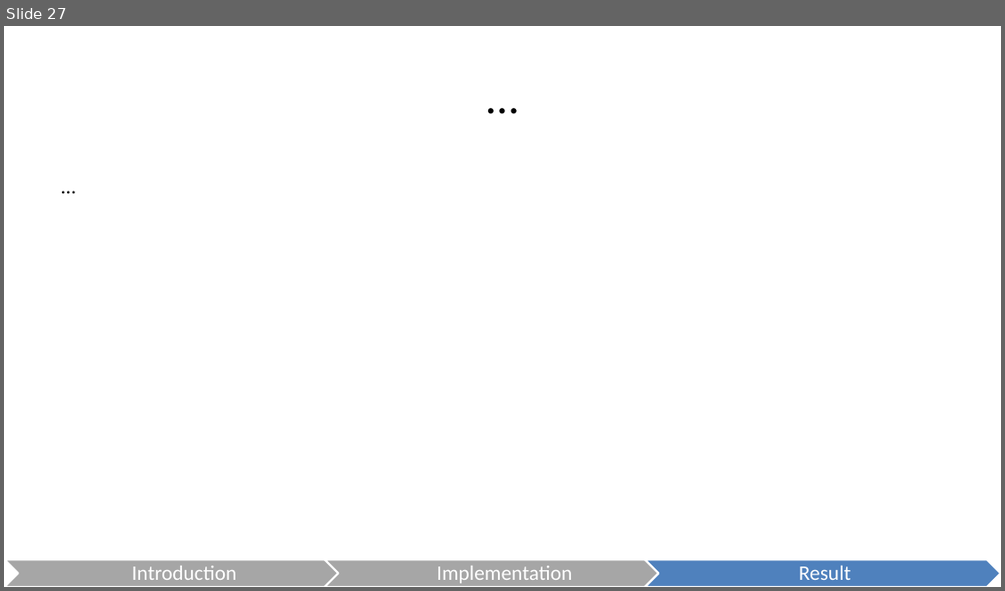
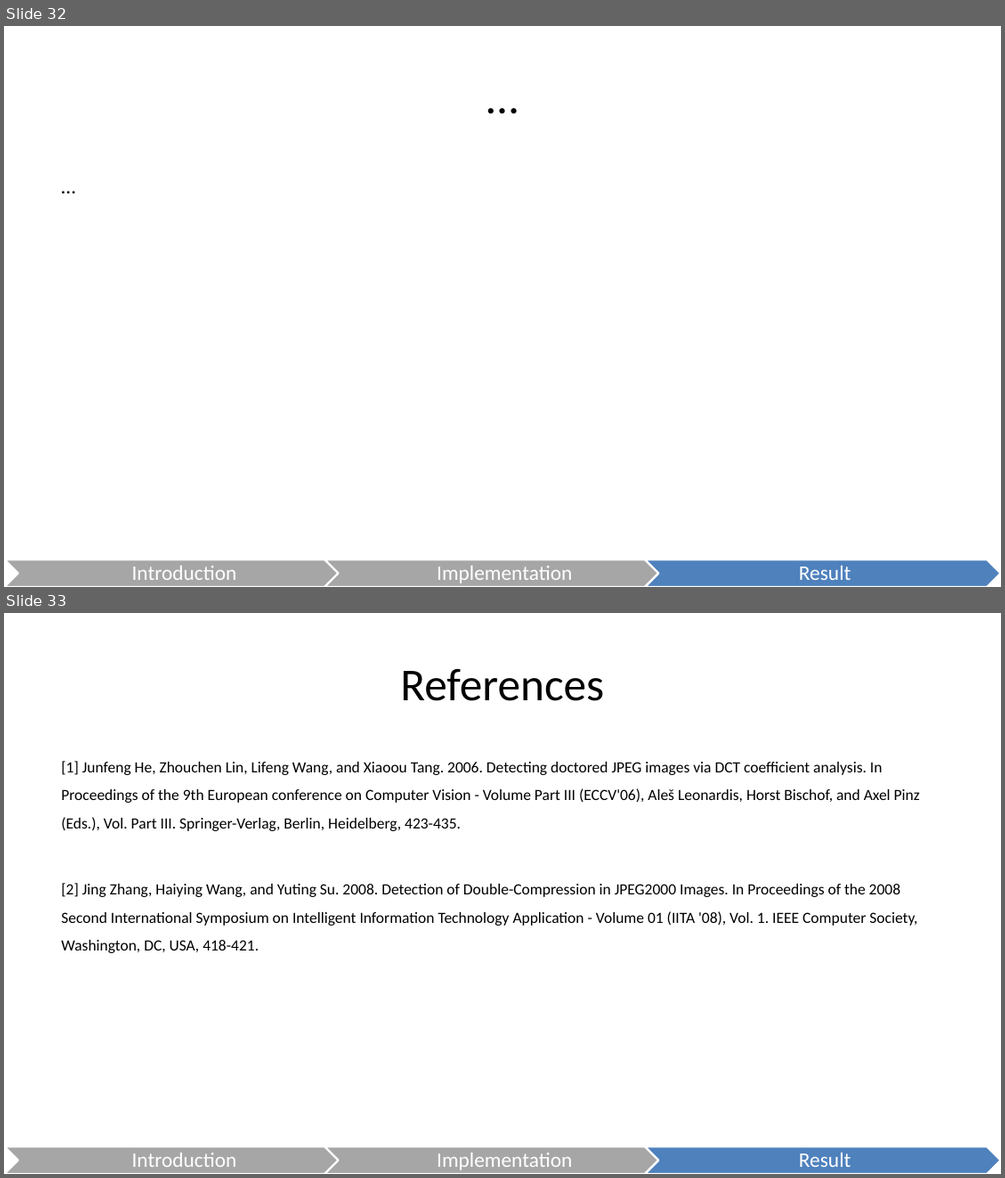
Before and after one commit to danielkocher/media_security_ps, a slide deck: JPEG XR.odp. Shown one above the other, each under a label of ours: slide 27 before the commit, slides 32 and 33 after it. The pictures are 1005x591 and 1005x1178 pixels, drawn with LibreOffice and Linux fonts; fonts in the diff are those of the drawing. Boxes give left, top, right and bottom in pixels: in the first picture for what was removed or moved away, otherwise in the second. Text is boxed around its words. In the diff, an @@ line names an element or a change of style, - is before the commit and + after.

```diff
--- a/JPEG XR.odp
+++ b/JPEG XR.odp
@@ slide 33 added at bbox=[4, 613, 1001, 1174], background #FFFFFF @@
@@ title added at bbox=[400, 668, 604, 701], 44 pt, text #000000 @@
+References
@@ text added at bbox=[61, 761, 920, 953], 15 pt, text #000000 @@
+[1] Junfeng He, Zhouchen Lin, Lifeng Wang, and Xiaoou Tang. 2006. Detecting doctored JPEG images via DCT coefficient analysis. In Proceedings of the 9th European conference on Computer Vision - Volume Part III (ECCV'06), Aleš Leonardis, Horst Bischof, and Axel Pinz (Eds.), Vol. Part III. Springer-Verlag, Berlin, Heidelberg, 423-435.
+[2] Jing Zhang, Haiying Wang, and Yuting Su. 2008. Detection of Double-Compression in JPEG2000 Images. In Proceedings of the 2008 Second International Symposium on Intelligent Information Technology Application - Volume 01 (IITA '08), Vol. 1. IEEE Computer Society, Washington, DC, USA, 418-421.
@@ freeform shape added at bbox=[4, 1146, 360, 1174], fill #A6A6A6, outline #FFFFFF 2.01 pt, 20 pt, text #FFFFFF @@
+Introduction
@@ freeform shape added at bbox=[324, 1146, 680, 1174], fill #A6A6A6, outline #FFFFFF 2.01 pt, 20 pt, text #FFFFFF @@
+Implementation
@@ freeform shape added at bbox=[645, 1146, 1001, 1174], fill #4F81BD, outline #FFFFFF 2.01 pt, 20 pt, text #FFFFFF @@
+Result
@@ what was slide 27 is now slide 32 @@
```
Also in this commit, not shown: 6 slides changed, 5 other slides added.
